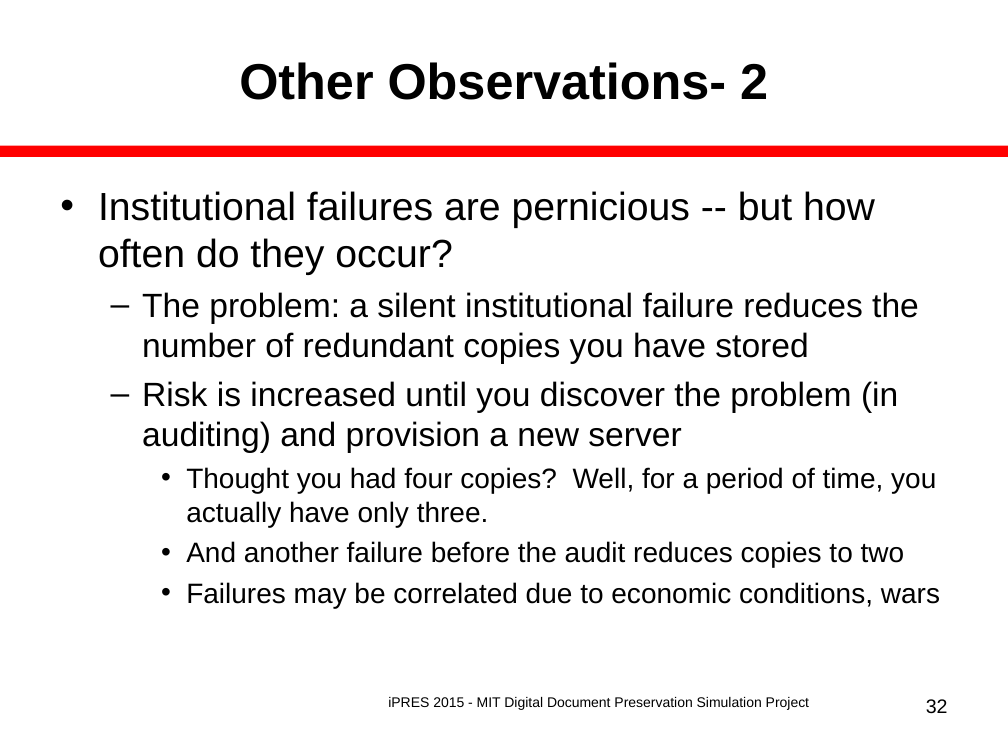
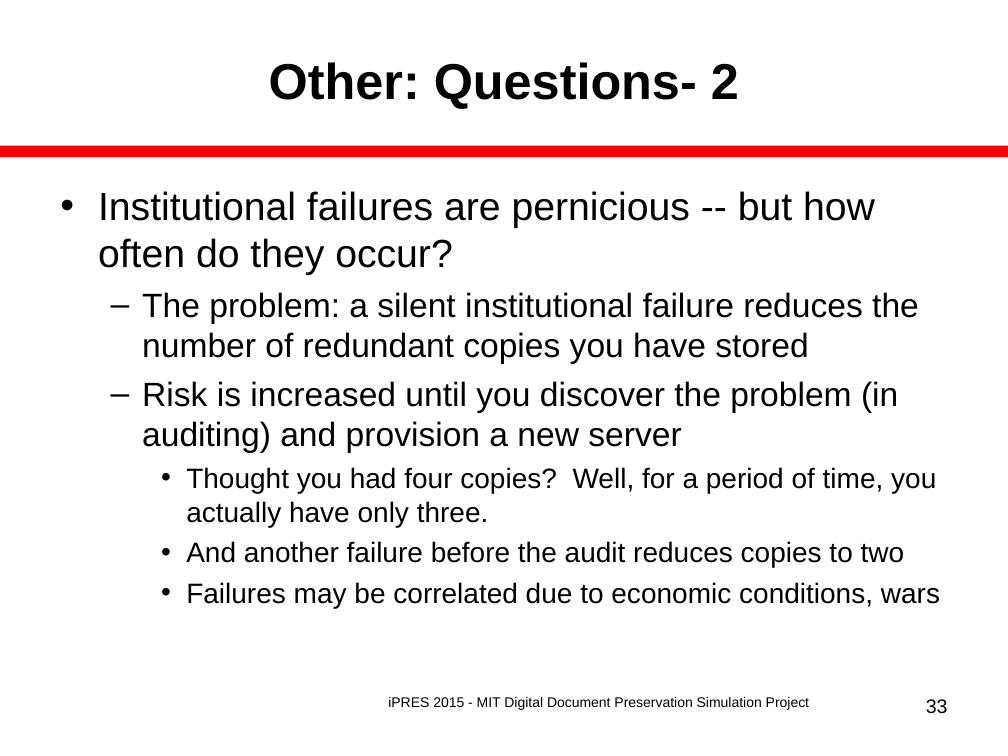
Before and after one commit to MIT-Informatics/PreservationSimulation, a slide deck: slide 33 of shelf/docs/Slides_iPres2015Nov.ppt (slide 32 before the commit). Drawn at 1008x756 pixels with LibreOffice and Linux fonts; fonts in the diff are those of the drawing. Boxes give left, top, right and bottom in pixels: in the first picture for what was removed or moved away, otherwise in the second. Text is boxed around its words. In the diff, an @@ line names an element or a change of style, - is before the commit and + after.

Commit message:
Make final, we hope, changes to slides for NDSA presentation at UNC: - percentage scale on losses, - fake zeros on abscissae, - new curves for recessions and institutional failure losses, - minor wording changes.

```diff
--- a/shelf/docs/Slides_iPres2015Nov.ppt
+++ b/shelf/docs/Slides_iPres2015Nov.ppt
@@ title at bbox=[269, 62, 739, 109]: text changed @@
-Other Observations- 2
+Other: Questions- 2
@@ page number at bbox=[926, 699, 948, 714]: text changed @@
-32
+33
```
Also in this commit, not shown: 9 other slides changed, 1 slide added, 10 other files.
